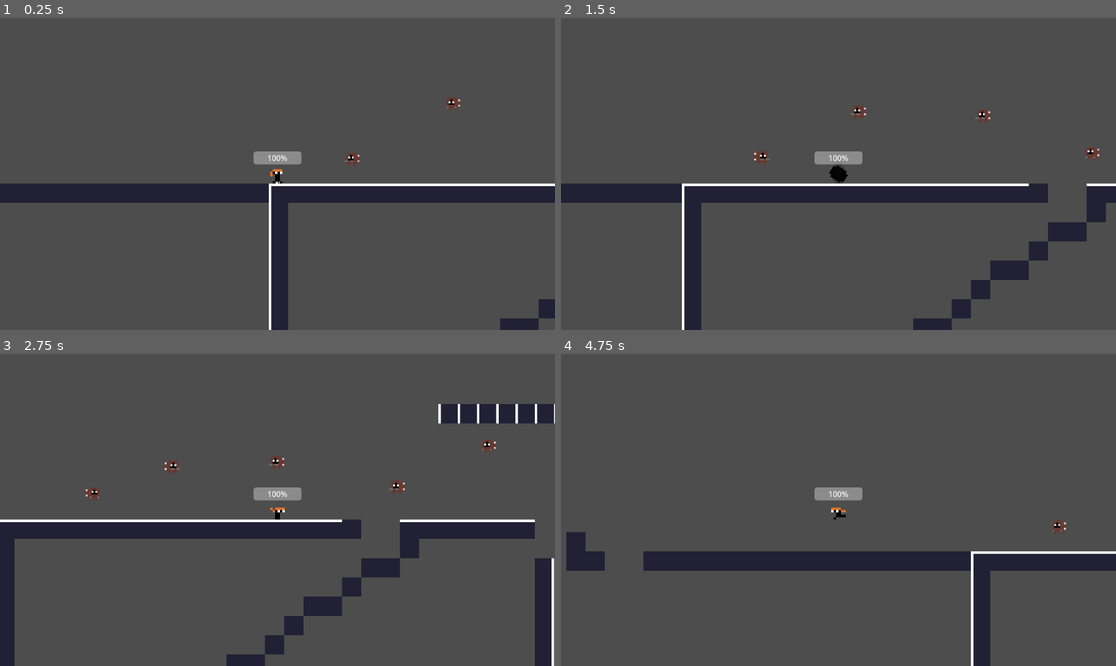
Above: before the commit, frames 1-4 (two rows, left to right).
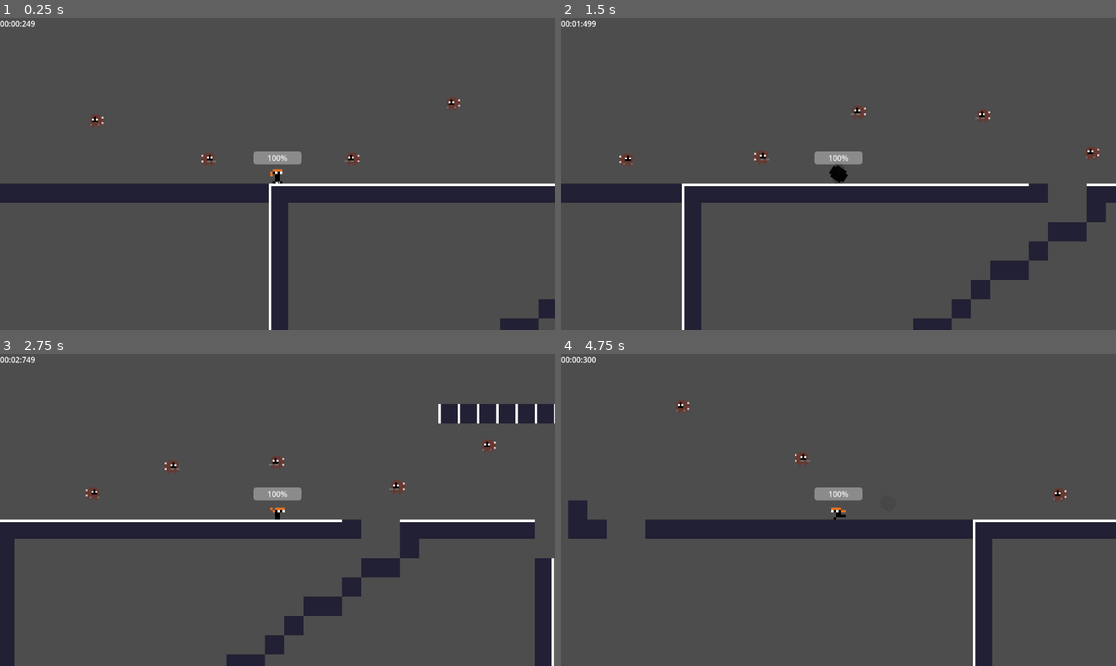
Above: after the commit, the same moments.

Repository: randemlyy/kinetic-shift
Game: Godot game, scene res://Scenes/TestLevel2.tscn
Two runs of this game, one before a commit and one after it. Both use one fixed random seed, a clock stepped at 60 frames per second and the inputs below. This scene is started directly instead of the project's main scene.
Inputs (mouse positions are in pixels of both pictures, inside the frame that each line leads up to):
- Up to frame 1 (0.25 s): no input
- Up to frame 2 (1.5 s): tap Enter at 0.5 s; move the mouse to (960, 158) at 0.52 s; hold D (move_right) 0.53-1.28 s; hold R 0.53-1.28 s; click (960, 158) at 0.67 s; tap Space (jump) at 0.77 s; move the mouse to (727, 189) at 1.27 s; hold S (move_down) from 1.28 s (still down); tap Shift (dash) at 1.35 s
- Up to frame 3 (2.75 s): tap Space (jump) at 1.52 s; tap R at 1.55 s; move the mouse to (333, 441) at 2.02 s; release S (move_down) at 2.03 s; hold D (move_right) from 2.03 s (still down); hold R from 2.03 s (still down)
- Up to frame 4 (4.75 s): move the mouse to (810, 572) at 2.77 s; release D (move_right) at 2.78 s; release R at 2.78 s; hold W (move_up) 2.78-3.53 s; tap Alt at 2.85 s; click (810, 572) at 2.92 s; tap Space (jump) at 3.02, 3.77, 4.52 s; tap R at 3.05, 4.55 s; move the mouse to (1005, 556) at 3.52 s; hold R 3.53-4.28 s; hold A (move_left) from 3.53 s (still down); move the mouse to (672, 463) at 4.27 s; tap Shift (dash) at 4.35 s

The runs differ from the first frame. In frame 1, 0.2% of the frame differs, in the area x 0-39%, y 0-48%; in frame 2, 0.1%; in frame 3, less than 0.1%; in frame 4, 12%, in the area x 0-100%, y 0-100%.
Error before the commit: Invalid assignment of property or key 'paused' with value of type 'bool' on a base object of type 'null instance'. (res://Scripts/gameManager.gd:23)

Commit message:
time save system halfway done; added timer; added main menu

Diff:
--- a/kinetic-shift/Scenes/Player.tscn
+++ b/kinetic-shift/Scenes/Player.tscn
@@ -144,7 +144,7 @@
 
 [node name="HitStopComponent" type="Node" parent="." unique_id=1394426508]
 script = ExtResource("7_52ee3")
-duration = 0.1
+duration = 0.15000000000000002
 
 [node name="DashEffectComponent" type="Node" parent="." unique_id=1684716936]
 script = ExtResource("8_bhhdu")
--- a/kinetic-shift/Scenes/TestLevel2.tscn
+++ b/kinetic-shift/Scenes/TestLevel2.tscn
@@ -5,6 +5,8 @@
 [ext_resource type="PackedScene" uid="uid://cucweo55gtvnp" path="res://Scenes/F1aze23/Joe.tscn" id="4_waj30"]
 [ext_resource type="Script" uid="uid://b6tpdv7epg5d6" path="res://Scripts/ded_screen.gd" id="5_mvott"]
 [ext_resource type="Script" uid="uid://cryqhbt8vcwfw" path="res://Scripts/gameManager.gd" id="5_pgfg0"]
+[ext_resource type="Script" uid="uid://cka82v68fsw7p" path="res://Scripts/timer.gd" id="5_waj30"]
+[ext_resource type="Script" uid="uid://bedrytn40e0v4" path="res://Scripts/finish_zone.gd" id="7_waj30"]
 
 [sub_resource type="TileSetAtlasSource" id="TileSetAtlasSource_oy2kj"]
 texture = ExtResource("3_mvott")
@@ -42,10 +44,22 @@
 [sub_resource type="LabelSettings" id="LabelSettings_cpbsq"]
 font_size = 32
 
+[sub_resource type="RectangleShape2D" id="RectangleShape2D_mvott"]
+size = Vector2(430, 230)
+
 [node name="Node2D" type="Node2D" unique_id=1774890080]
 
 [node name="Drone" parent="." unique_id=1400896138 instance=ExtResource("2_pgfg0")]
 position = Vector2(181, 506)
+
+[node name="Drone6" parent="." unique_id=1089220539 instance=ExtResource("2_pgfg0")]
+position = Vector2(-133, 506)
+
+[node name="Drone7" parent="." unique_id=1007454851 instance=ExtResource("2_pgfg0")]
+position = Vector2(-360, 428)
+
+[node name="Drone8" parent="." unique_id=62396863 instance=ExtResource("2_pgfg0")]
+position = Vector2(-606, 323)
 
 [node name="Drone2" parent="." unique_id=1621283407 instance=ExtResource("2_pgfg0")]
 position = Vector2(624, 412)
@@ -68,12 +82,13 @@
 position = Vector2(2259, 399)
 scale = Vector2(2, 2)
 
-[node name="GameManager" type="Node" parent="." unique_id=1287108600 node_paths=PackedStringArray("spawnpoint", "dedscreen", "pausescreen")]
+[node name="GameManager" type="Node" parent="." unique_id=1287108600 node_paths=PackedStringArray("spawnpoint", "dedscreen", "pausescreen", "finishpoint")]
 process_mode = 3
 script = ExtResource("5_pgfg0")
 spawnpoint = NodePath("../PlayerSpawnPoint")
 dedscreen = NodePath("CanvasLayer/DedScreen")
 pausescreen = NodePath("CanvasLayer/PauseScreen")
+finishpoint = NodePath("../FinishZone")
 
 [node name="CanvasLayer" type="CanvasLayer" parent="GameManager" unique_id=775569126]
 
@@ -126,5 +141,30 @@
 text = "PAUSED"
 label_settings = SubResource("LabelSettings_cpbsq")
 
+[node name="Timer" type="Control" parent="GameManager/CanvasLayer" unique_id=1582231495 node_paths=PackedStringArray("game_manager", "timer")]
+layout_mode = 3
+anchors_preset = 0
+offset_right = 40.0
+offset_bottom = 40.0
+script = ExtResource("5_waj30")
+game_manager = NodePath("../..")
+timer = NodePath("Label")
+
+[node name="Label" type="Label" parent="GameManager/CanvasLayer/Timer" unique_id=987334496]
+layout_mode = 0
+offset_right = 40.0
+offset_bottom = 23.0
+
 [node name="PlayerSpawnPoint" type="Node2D" parent="." unique_id=1360950901]
 position = Vector2(18, 522)
+
+[node name="FinishZone" type="Node2D" parent="." unique_id=1880811610]
+position = Vector2(1143, 197)
+script = ExtResource("7_waj30")
+
+[node name="Area2D" type="Area2D" parent="FinishZone" unique_id=20350747]
+
+[node name="CollisionShape2D" type="CollisionShape2D" parent="FinishZone/Area2D" unique_id=1119781260]
+shape = SubResource("RectangleShape2D_mvott")
+
+[connection signal="body_entered" from="FinishZone/Area2D" to="FinishZone" method="_on_area_2d_body_entered"]
--- /dev/null
+++ b/kinetic-shift/Scenes/mainmenu.tscn
@@ -0,0 +1,52 @@
+[gd_scene format=3 uid="uid://hqkxkq1jwaiv"]
+
+[ext_resource type="Script" uid="uid://86sjpyeekhpt" path="res://Scripts/mainmenu.gd" id="1_pposm"]
+
+[sub_resource type="LabelSettings" id="LabelSettings_8fiki"]
+font_size = 64
+
+[node name="Mainmenu" type="Node2D" unique_id=655355830]
+script = ExtResource("1_pposm")
+
+[node name="Control" type="Control" parent="." unique_id=136116336]
+layout_mode = 3
+anchors_preset = 8
+anchor_left = 0.5
+anchor_top = 0.5
+anchor_right = 0.5
+anchor_bottom = 0.5
+offset_left = -20.0
+offset_top = -20.0
+offset_right = 20.0
+offset_bottom = 20.0
+grow_horizontal = 2
+grow_vertical = 2
+
+[node name="Label" type="Label" parent="Control" unique_id=177200907]
+layout_mode = 0
+offset_left = 82.0
+offset_top = 247.0
+offset_right = 324.0
+offset_bottom = 426.0
+text = "KINETIC
+SHIFT"
+label_settings = SubResource("LabelSettings_8fiki")
+
+[node name="play" type="Button" parent="Control" unique_id=1477405315]
+layout_mode = 0
+offset_left = 863.0
+offset_top = 178.0
+offset_right = 960.0
+offset_bottom = 209.0
+text = "PLAY GAME"
+
+[node name="quit" type="Button" parent="Control" unique_id=1186789518]
+layout_mode = 0
+offset_left = 863.0
+offset_top = 470.0
+offset_right = 960.0
+offset_bottom = 501.0
+text = "QUIT"
+
+[connection signal="button_down" from="Control/play" to="." method="_on_play_button_down"]
+[connection signal="button_down" from="Control/quit" to="." method="_on_quit_button_down"]
--- a/kinetic-shift/Scripts/HitStopComponent.gd
+++ b/kinetic-shift/Scripts/HitStopComponent.gd
@@ -1,7 +1,7 @@
 class_name HitStopComponent
 extends Node
 
-@export_range(0.1, 0.15, 0.005) var duration = 0.06
+@export_range(0.1, 0.30, 0.005) var duration = 0.06
 
 var _active = false
 var _request_id = 0
--- /dev/null
+++ b/kinetic-shift/Scripts/SaveData.gd
@@ -0,0 +1,4 @@
+class_name SaveData
+extends Resource
+
+@export var best_times:Dictionary = {}
--- /dev/null
+++ b/kinetic-shift/Scripts/SaveManager.gd
@@ -0,0 +1,30 @@
+extends Node
+
+const SAVE_PATH = "user://save_data.tres"
+var current_save:SaveData
+
+func _ready() -> void:
+	load_game()
+
+
+func verify_and_save_time(level_id:String, new_time:float) -> void:
+	if current_save.best_times.has(level_id):
+		var old_time = current_save.best_times[level_id]
+		if new_time < old_time:
+			current_save.best_times[level_id] = new_time
+			save_game()
+	else:
+		current_save.best_times[level_id] = new_time
+		save_game()
+
+func save_game() -> void:
+	var error = ResourceSaver.save(current_save, SAVE_PATH)
+	if error != OK:
+		print ("Failed to save data")
+
+
+func load_game() -> void:
+	if ResourceLoader.exists(SAVE_PATH):
+		current_save = ResourceLoader.load(SAVE_PATH) as SaveData
+	else:
+		current_save = SaveData.new()
--- /dev/null
+++ b/kinetic-shift/Scripts/finish_zone.gd
@@ -0,0 +1,10 @@
+extends Node2D
+
+@onready var area_2d: Area2D = $Area2D
+@onready var game_manager: GameManager = $"../GameManager"
+
+signal PlayerFinished
+
+func _on_area_2d_body_entered(body: Node2D) -> void:
+	PlayerFinished.emit()
+	pass # Replace with function body.
--- a/kinetic-shift/Scripts/gameManager.gd
+++ b/kinetic-shift/Scripts/gameManager.gd
@@ -1,8 +1,12 @@
+class_name GameManager
 extends Node
 
 @export var spawnpoint:Node2D
 @export var dedscreen:Control
 @export var pausescreen:Control
+@export var finishpoint:Node2D
+@onready var timer: Control = $CanvasLayer/Timer
+
 var paused:bool = false
 const PLAYER = preload("uid://c4x33uyjhsfud")
 var player
@@ -14,13 +18,15 @@
 	print(player.global_position)
 	player.get_node("HealthComponent").connect("Death", _on_player_death)
 
+	finishpoint.connect("PlayerFinished", _on_player_finished)
 	dedscreen.visible = false
 
 func _process(delta: float) -> void:
 	if get_tree().paused && not paused:
 		if Input.is_key_pressed(KEY_R):
-			await get_tree().reload_current_scene()
-			get_tree().paused = false
+			get_tree().reload_current_scene()
+			if is_inside_tree():
+				get_tree().paused = false
 	else:
 		if Input.is_action_just_pressed("ui_cancel"):
 			if paused:
@@ -29,16 +35,24 @@
 				paused = true
 
 	if paused:
-		get_tree().paused = true
+		if is_inside_tree():
+			get_tree().paused = true
 		pausescreen.visible = true
 	elif not paused:
-		get_tree().paused = false
+		if is_inside_tree():
+			get_tree().paused = false
 		pausescreen.visible = false
+
+func _on_player_finished() -> void:
+	print("player finished")
+	SaveManager.verify_and_save_time("level 0", timer.inGameTimeElapsed)
+	pass
 
 func _on_player_death():
 	print ("player is ded")
 	dedscreen.visible = true
 	#Engine.time_scale = lerp(1.0, 0.0, 0.5)
-	get_tree().paused = true
+	if is_inside_tree():
+		get_tree().paused = true
 	#get_tree().reload_current_scene()
 	pass
--- /dev/null
+++ b/kinetic-shift/Scripts/mainmenu.gd
@@ -0,0 +1,14 @@
+extends Node2D
+
+@onready var play: Button = $Control/play
+@onready var quit: Button = $Control/quit
+
+const level1: PackedScene = preload("uid://cosvgii34ptxm")
+
+func _on_play_button_down() -> void:
+	get_tree().change_scene_to_packed(level1)
+	pass # Replace with function body.
+
+func _on_quit_button_down() -> void:
+	get_tree().quit()
+	pass # Replace with function body.
--- /dev/null
+++ b/kinetic-shift/Scripts/timer.gd
@@ -0,0 +1,22 @@
+extends Control
+
+@export var inGameTimeElapsed:float = 0
+@export var game_manager: GameManager
+@export var timer: Label
+
+# Called when the node enters the scene tree for the first time.
+func _ready() -> void:
+	pass
+
+
+# Called every frame. 'delta' is the elapsed time since the previous frame.
+func _process(delta: float) -> void:
+	if not game_manager.paused:
+		inGameTimeElapsed += delta
+		var minutes:int = int(inGameTimeElapsed)/60
+		var seconds:int = int(inGameTimeElapsed)%60
+
+		var milliseconds:int = int (fmod(inGameTimeElapsed, 1.0) * 1000)
+
+		timer.text = "%02d:%02d:%03d" % [minutes, seconds, milliseconds]
+	pass
--- a/kinetic-shift/project.godot
+++ b/kinetic-shift/project.godot
@@ -14,6 +14,10 @@
 run/main_scene="uid://blys1hyoqisdj"
 config/features=PackedStringArray("4.6", "GL Compatibility")
 config/icon="res://icon.svg"
+
+[autoload]
+
+SaveManager="*uid://d2vr57326rgdd"
 
 [editor_plugins]
 
Not shown, added: kinetic-shift/Scripts/SaveData.gd.uid
Not shown, added: kinetic-shift/Scripts/SaveManager.gd.uid
Not shown, added: kinetic-shift/Scripts/finish_zone.gd.uid
Not shown, added: kinetic-shift/Scripts/mainmenu.gd.uid
Not shown, added: kinetic-shift/Scripts/timer.gd.uid
